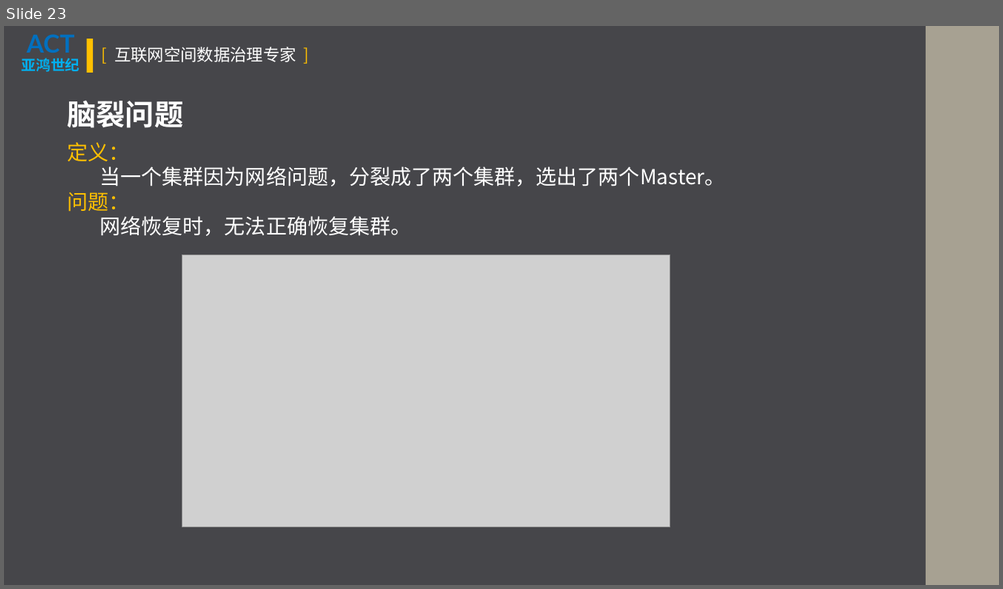
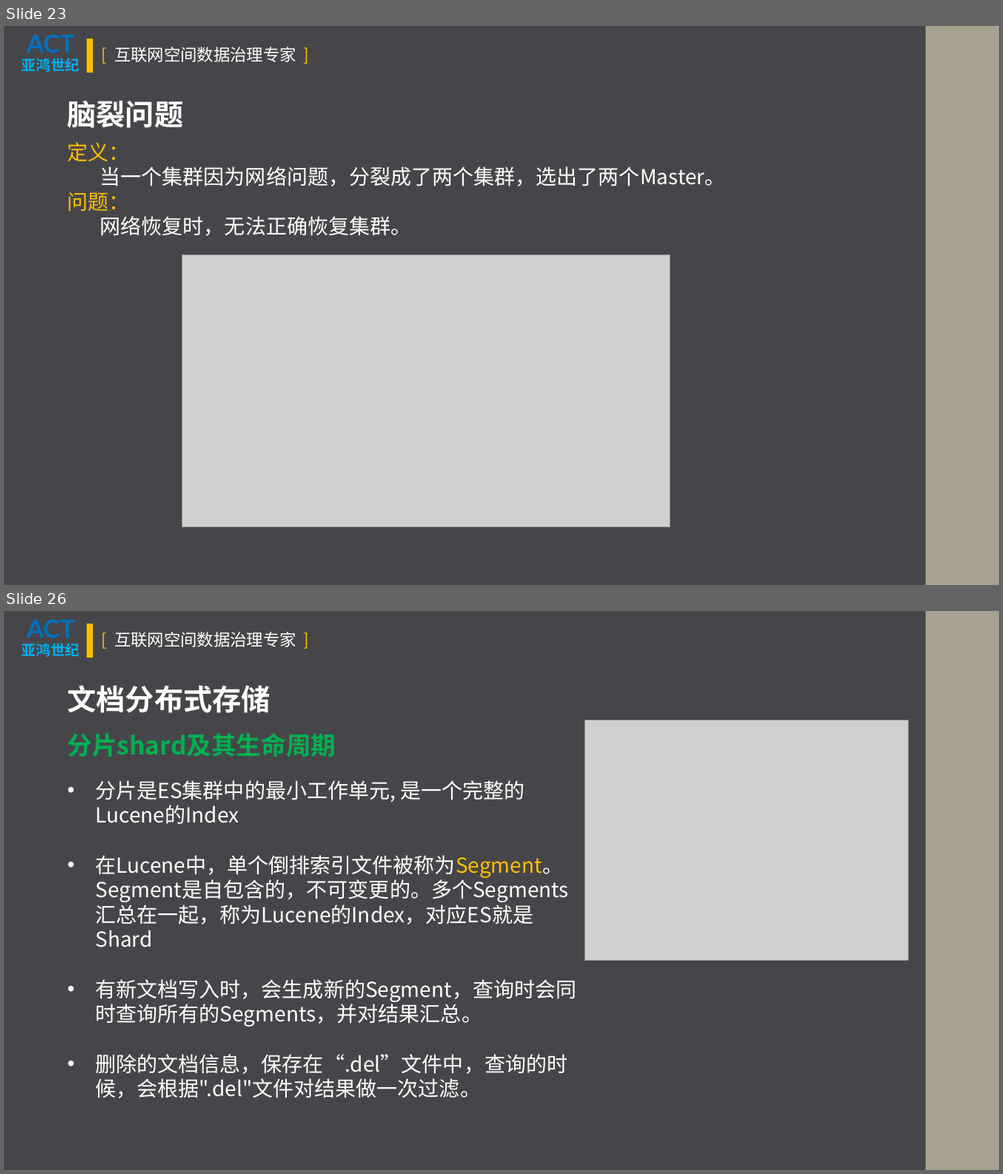
Before and after one commit to VincentMLiu/BigMingNotes, a slide deck: Memory Palace/Elasticsearch/ElasticSearch基本原理.pptx. Shown one above the other, each under a label of ours: slide 23 before the commit, slides 23 and 26 after it; the slides between them are not shown. The pictures are 1003x589 and 1003x1174 pixels, drawn with LibreOffice and Linux fonts; fonts in the diff are those of the drawing; grey boxes stand for pictures. Boxes give left, top, right and bottom in pixels: in the first picture for what was removed or moved away, otherwise in the second. Text is boxed around its words. In the diff, an @@ line names an element or a change of style, - is before the commit and + after.

```diff
--- a/Memory Palace/Elasticsearch/ElasticSearch基本原理.pptx
+++ b/Memory Palace/Elasticsearch/ElasticSearch基本原理.pptx
@@ slide 26 added at box(4, 611, 999, 1170), background #46464A; not listed: 4 template elements that a slide beside it also shows @@
@@ text added at box(68, 685, 270, 713), 28 pt, text #FFFFFF, bold @@
+文档分布式存储
@@ picture added at box(584, 720, 908, 961) @@
@@ text added at box(68, 733, 336, 757), 24 pt, text #00B050, bold @@
+分片shard及其生命周期
@@ text added at box(95, 780, 576, 1099), 20 pt, text #FFFFFF @@
+• 分片是ES集群中的最小工作单元, 是一个完整的Lucene的Index
+• 在Lucene中，单个倒排索引文件被称为Segment。Segment是自包含的，不可变更的。多个Segments汇总在一起，称为Lucene的Index，对应ES就是Shard
+• 有新文档写入时，会生成新的Segment，查询时会同时查询所有的Segments，并对结果汇总。
+• 删除的文档信息，保存在“.del”文件中，查询的时候，会根据".del"文件对结果做一次过滤。
```
Also in this commit, not shown: 13 slides changed, 23 other slides added, 6 slides removed, 25 other files.
